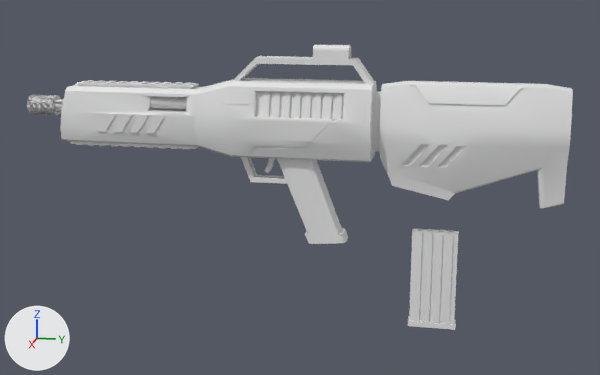
The OBJ model RTSFPS/Assets/Models/rifle.obj: old version first, new version second.
The view is the same before and after, from a 50 mm camera at (0.993, 0.135, 0.247) aimed at (-0.003, -0.065, -0.002). Arrows for +X, +Y and +Z are at lower left; the lights stay in place. Where no turn or scale is listed for an object, it has been applied to the vertices. Vertices at the same position are counted once.

Names of what the first picture shows: 'rifle'.
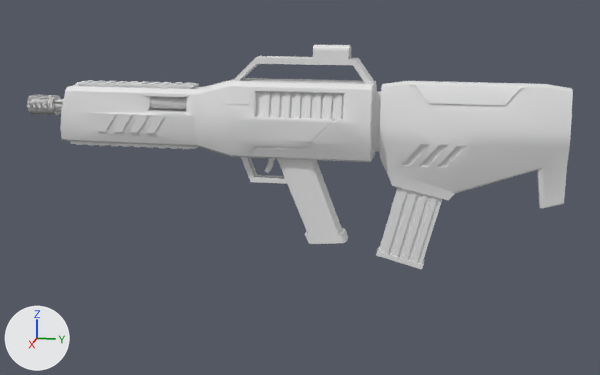
The newer file is also rescaled (x0.909), turned or shifted as a whole; pictures and numbers use the older file's frame.

Pixel boxes [x1, y1, x2, y2] of what changed, in the pictures (600 x 375 px; the box of a moved part takes in the faces that stretch with it):
'rifle', reshaped (21% shorter): before [27, 45, 573, 330]; after [27, 45, 573, 269]
part 1 of me_rifle, moved or reshaped: before [407, 229, 459, 330]; after [376, 187, 442, 269]

What the commit changed:
me_rifle has 6180 vertices, 12840 faces and spans x -0.034..0.034, y -0.42..0.253, z -0.172..0.175.
me_rifle is used by ob_rifle; location (0.0, 0.0, 0.0).
me_rifle part 1: the loose piece of 150 vertices spanning x -0.008..0.008, y 0.076..0.135, z -0.172..-0.048 is turned -14.3 degrees about the x axis through its middle, then moved by (0.0, -0.028, 0.081).
